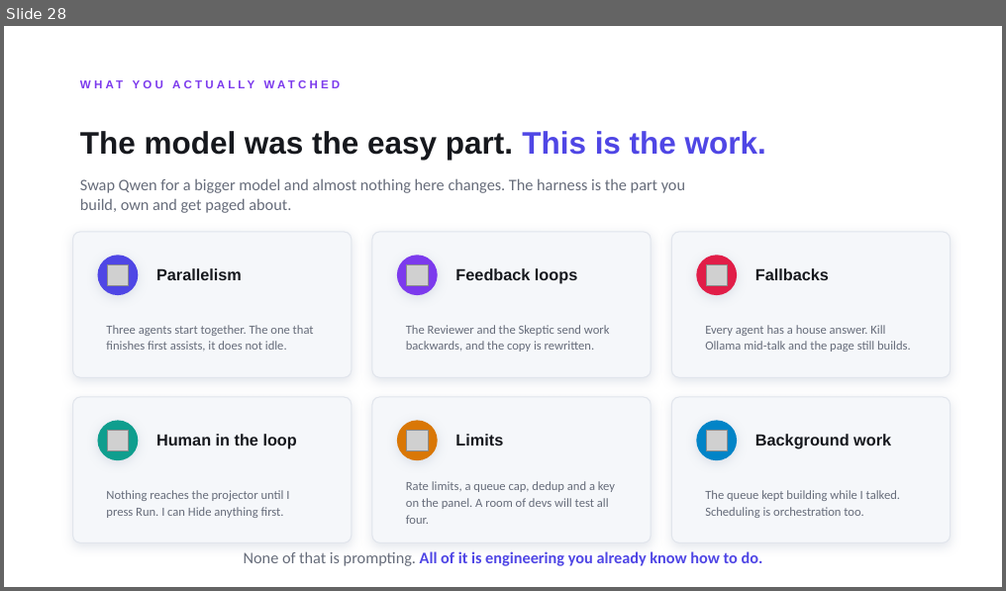
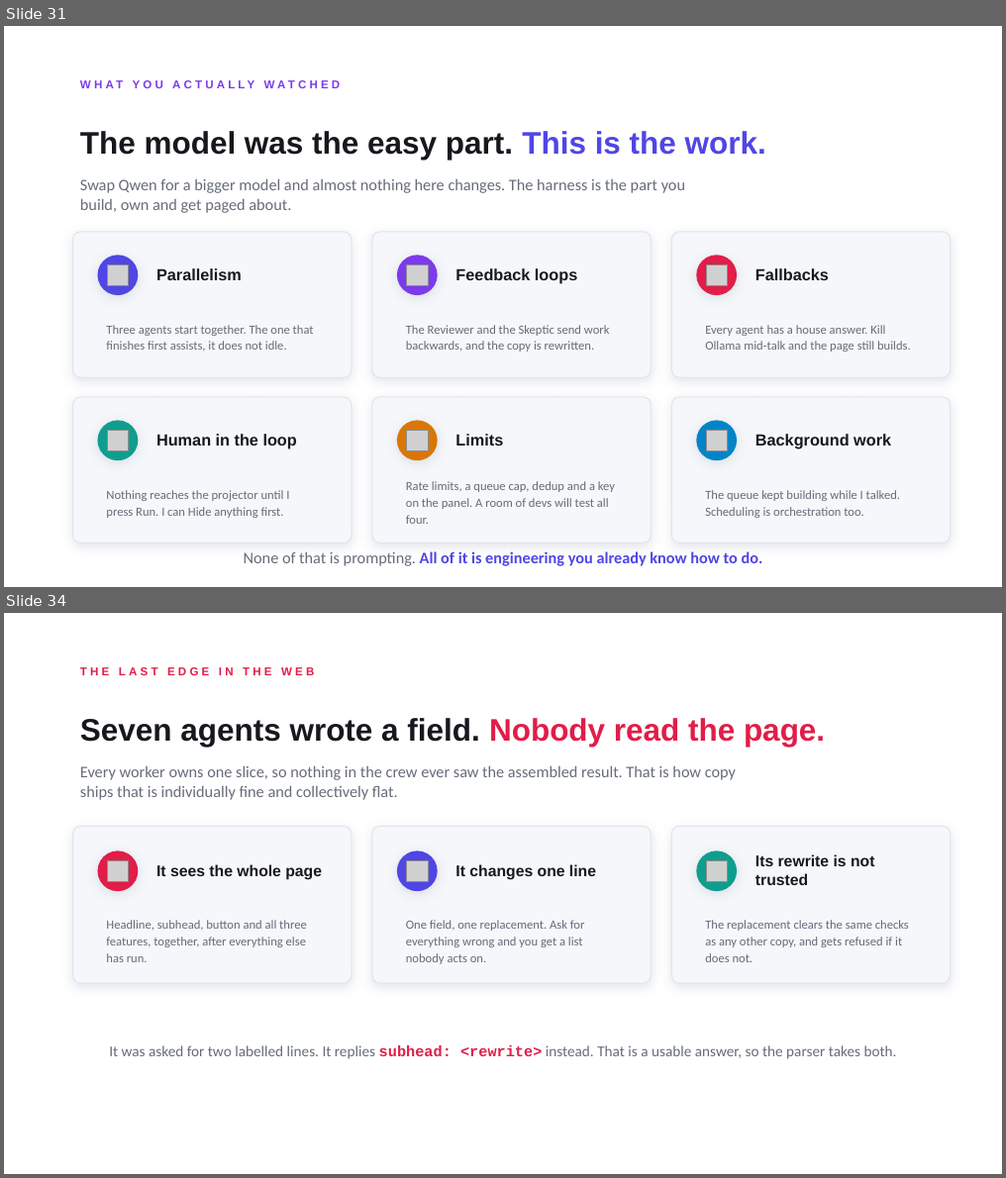
Before and after one commit to Nevvyboi/OnePromptManyWorkers, a slide deck: slides/One-Prompt-Many-Workers-Light.pptx. Shown one above the other, each under a label of ours: slide 28 before the commit, slides 31 and 34 after it; the slides between them are not shown. The pictures are 1006x591 and 1006x1178 pixels, drawn with LibreOffice and Linux fonts; fonts in the diff are those of the drawing; grey boxes stand for pictures. Boxes give left, top, right and bottom in pixels: in the first picture for what was removed or moved away, otherwise in the second. Text is boxed around its words. In the diff, an @@ line names an element or a change of style, - is before the commit and + after.

```diff
--- a/slides/One-Prompt-Many-Workers-Light.pptx
+++ b/slides/One-Prompt-Many-Workers-Light.pptx
@@ slide 34 added at [4,613,1002,1174], background #FFFFFF @@
@@ text added at [80,667,314,675], 11 pt, text #E11D48, bold @@
+THE LAST EDGE IN THE WEB
@@ text added at [80,718,825,747], 30 pt, text #16181D, bold @@
+Seven agents wrote a field. Nobody read the page.
@@ text added at [80,765,736,800], 15.5 pt, text #666C7A @@
+Every worker owns one slice, so nothing in the crew ever saw the assembled result. That is how copy ships that is individually fine and collectively flat.
@@ rounded rectangle added at [73,827,351,983], fill #F5F7FA, outline #E1E5EC 1 pt @@
@@ rounded rectangle added at [372,827,650,983], fill #F5F7FA, outline #E1E5EC 1 pt @@
@@ rounded rectangle added at [672,827,950,983], fill #F5F7FA, outline #E1E5EC 1 pt @@
@@ ellipse added at [98,851,138,891], fill #E11D48 @@
@@ picture added at [107,861,129,881] @@
@@ text added at [156,864,322,880], 15 pt, text #16181D, bold @@
+It sees the whole page
@@ ellipse added at [397,851,438,891], fill #4F46E5 @@
@@ picture added at [407,861,428,881] @@
@@ text added at [455,864,596,880], 15 pt, text #16181D, bold @@
+It changes one line
@@ ellipse added at [696,851,737,891], fill #0F9E8E @@
@@ picture added at [706,861,727,881] @@
@@ text added at [755,855,874,885], 15 pt, text #16181D, bold @@
+Its rewrite is not trusted
@@ text added at [106,920,307,962], 12 pt, text #666C7A @@
+Headline, subhead, button and all three features, together, after everything else has run.
@@ text added at [406,920,585,964], 12 pt, text #666C7A @@
+One field, one replacement. Ask for everything wrong and you get a list nobody acts on.
@@ text added at [705,920,909,962], 12 pt, text #666C7A @@
+The replacement clears the same checks as any other copy, and gets refused if it does not.
@@ text added at [109,1046,897,1059], 14.5 pt, text #666C7A @@
+It was asked for two labelled lines. It replies subhead: <rewrite> instead. That is a usable answer, so the parser takes both.
@@ what was slide 28 is now slide 31 @@
```
Also in this commit, not shown: 11 slides changed, 5 other slides added, 23 other files.
